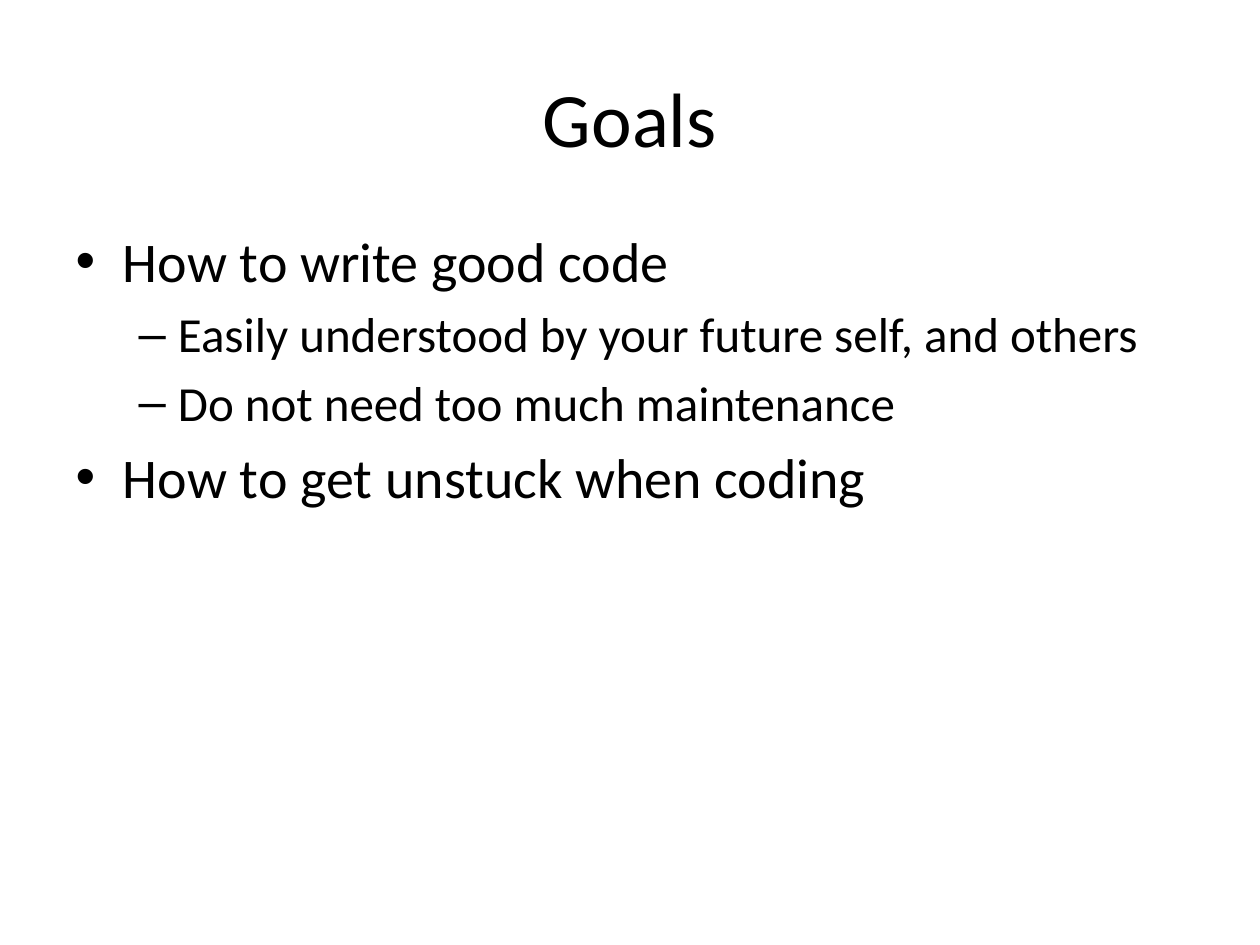
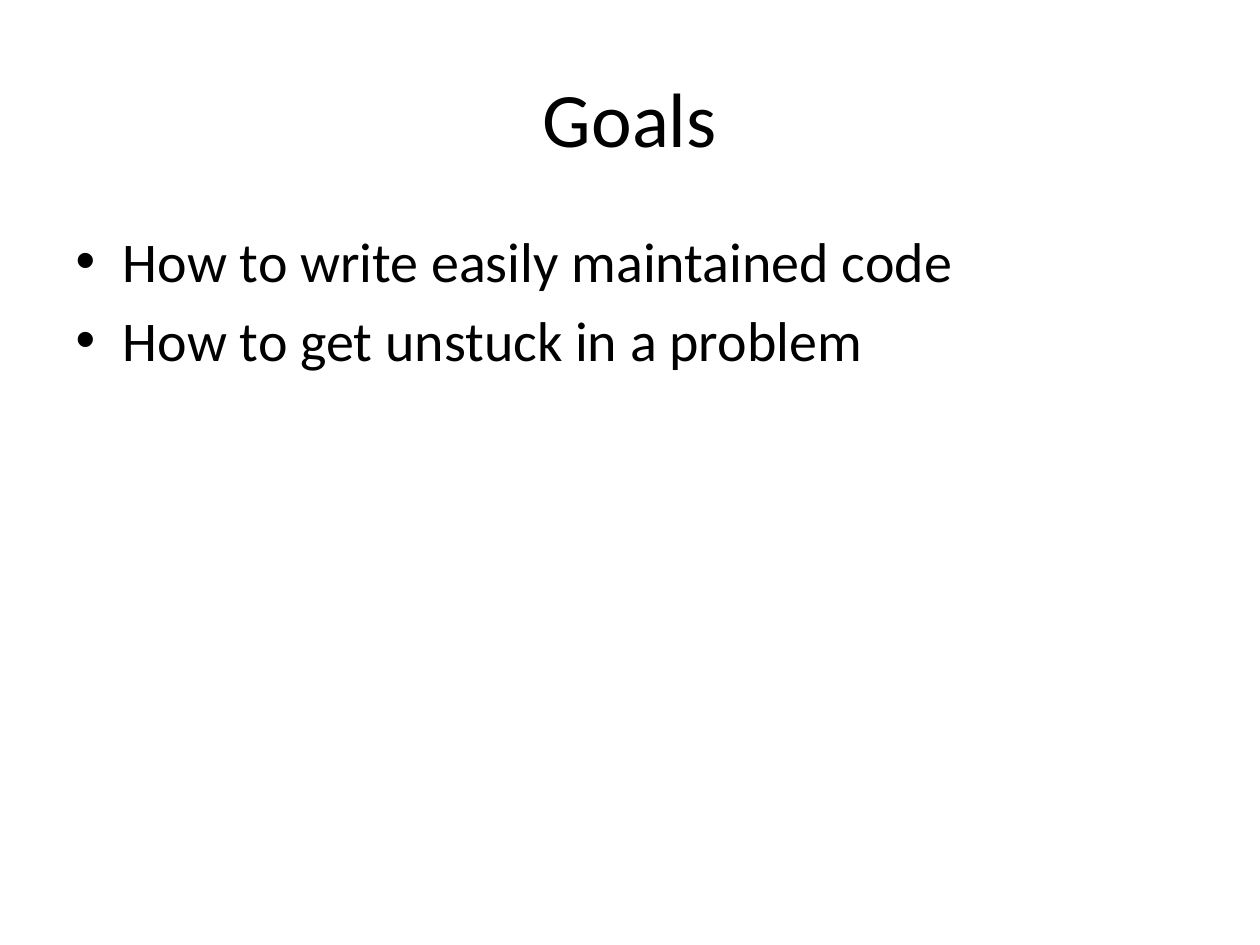
Before and after one commit to lkloh/USArray, a slide deck: slide 4 of BasicsOfCoding/BasicsOfCoding.pptx. Drawn at 1260x945 pixels with LibreOffice and Linux fonts; fonts in the diff are those of the drawing. Boxes give left, top, right and bottom in pixels: in the first picture for what was removed or moved away, otherwise in the second. Text is boxed around its words. In the diff, an @@ line names an element or a change of style, - is before the commit and + after.

```diff
--- a/BasicsOfCoding/BasicsOfCoding.pptx
+++ b/BasicsOfCoding/BasicsOfCoding.pptx
@@ text at [123, 243, 952, 371]: text changed; size 28 to 32 pt @@
-• How to write good code
-  – Easily understood by your future self, and others
-  – Do not need too much maintenance
-• How to get unstuck when coding
+• How to write easily maintained code
+• How to get unstuck in a problem
```
Also in this commit, not shown: 2 other slides changed, 20 slides added.
